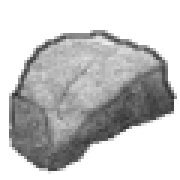
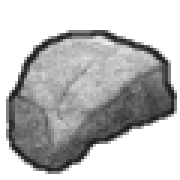
Before/after of a 180×180 layered artwork. What changed in the layer stack:
painted on "line" over [6, 30, 177, 174]
